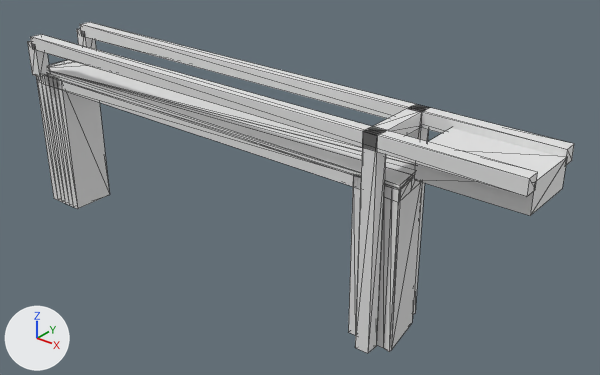
Before and after pictures for a commit that changed the glTF model models/heemstede/heemstede-kwakelbrug-heemstede/heemstede-kwakelbrug-heemstede.glb.
Camera for both pictures: a 50 mm camera at (36.5, -35.7, 19.7) aimed at (6.4, 1.9, -3.6). Arrows for +X, +Y and +Z are at lower left; the lights stay in place. The first picture is the older version. Mesh edges are drawn as thin lines.

Before the edit, the objects in view are built like this:
```python
ob_building_balans = bpy.data.objects.new('building:balans', me_balans)
ob_building_balans.location = (0.0, 0.0, 0.0)
ob_building_balans_2 = bpy.data.objects.new('building:balans 2', me_balans_2)
ob_building_balans_2.location = (0.0, 0.0, 0.0)
ob_building_contragewicht = bpy.data.objects.new('building:contragewicht', me_contragewicht)
ob_building_contragewicht.location = (0.0, 0.0, 0.0)
ob_building_hamei = bpy.data.objects.new('building:hamei', me_hamei)
ob_building_hamei.location = (0.0, 0.0, 0.0)
ob_building_hamei_2 = bpy.data.objects.new('building:hamei 2', me_hamei_2)
ob_building_hamei_2.location = (0.0, 0.0, 0.0)
ob_building_hangstang = bpy.data.objects.new('building:hangstang', me_hangstang)
ob_building_hangstang.location = (0.0, 0.0, 0.0)
ob_building_hangstang_2 = bpy.data.objects.new('building:hangstang 2', me_hangstang_2)
ob_building_hangstang_2.location = (0.0, 0.0, 0.0)
ob_building_portaal = bpy.data.objects.new('building:portaal', me_portaal)
ob_building_portaal.location = (0.0, 0.0, 0.0)
ob_road_fietspad = bpy.data.objects.new('road:fietspad', me_fietspad)
ob_road_fietspad.location = (0.0, 0.0, 0.0)
# also in view: 'road:dek' at (0.0, 0.0, 0.1); 'road:landhoofd (aangenomen)' at (-14.4, 0.0, -4.7); 'road:landhoofd (aangenomen) 2' at (14.4, -0.1, -4.7)
```
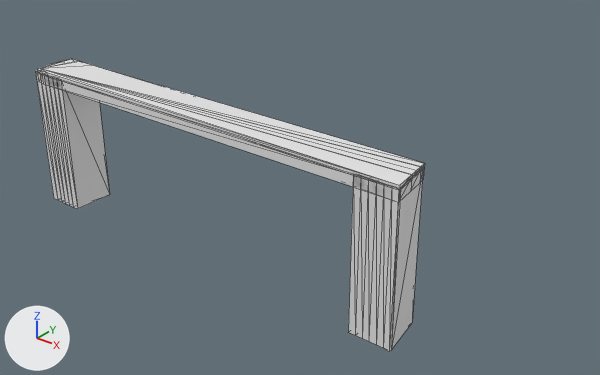
Patch to the scene script:
```diff
--- a/models/heemstede/heemstede-kwakelbrug-heemstede/heemstede-kwakelbrug-heemstede.glb.py
+++ b/models/heemstede/heemstede-kwakelbrug-heemstede/heemstede-kwakelbrug-heemstede.glb.py
@@ ob_building_hamei @@
-ob_building_hamei = bpy.data.objects.new('building:hamei', me_hamei)
-ob_building_hamei.location = (0.0, 0.0, 0.0)
@@ ob_building_hamei_2 @@
-ob_building_hamei_2 = bpy.data.objects.new('building:hamei 2', me_hamei_2)
-ob_building_hamei_2.location = (0.0, 0.0, 0.0)
@@ ob_building_portaal @@
-ob_building_portaal = bpy.data.objects.new('building:portaal', me_portaal)
-ob_building_portaal.location = (0.0, 0.0, 0.0)
@@ ob_building_balans @@
-ob_building_balans = bpy.data.objects.new('building:balans', me_balans)
-ob_building_balans.location = (0.0, 0.0, 0.0)
@@ ob_building_hangstang @@
-ob_building_hangstang = bpy.data.objects.new('building:hangstang', me_hangstang)
-ob_building_hangstang.location = (0.0, 0.0, 0.0)
@@ ob_building_balans_2 @@
-ob_building_balans_2 = bpy.data.objects.new('building:balans 2', me_balans_2)
-ob_building_balans_2.location = (0.0, 0.0, 0.0)
@@ ob_building_hangstang_2 @@
-ob_building_hangstang_2 = bpy.data.objects.new('building:hangstang 2', me_hangstang_2)
-ob_building_hangstang_2.location = (0.0, 0.0, 0.0)
@@ ob_building_contragewicht @@
-ob_building_contragewicht = bpy.data.objects.new('building:contragewicht', me_contragewicht)
-ob_building_contragewicht.location = (0.0, 0.0, 0.0)
```

Boxes [x1, y1, x2, y2] around the edits, measured in the pictures (600 x 375 px):
'building:balans 2', deleted: before [30, 34, 538, 197]
'building:balans', deleted: before [80, 22, 574, 165]
'building:contragewicht', deleted: before [414, 128, 567, 216]
'building:hamei 2', deleted: before [355, 127, 386, 353]
'building:portaal', deleted: before [369, 106, 424, 136]
'building:hamei', deleted: before [406, 104, 430, 315]
'building:hangstang 2', deleted: before [27, 41, 50, 77]
'building:hangstang', deleted (mostly hidden): before [77, 29, 96, 49]
